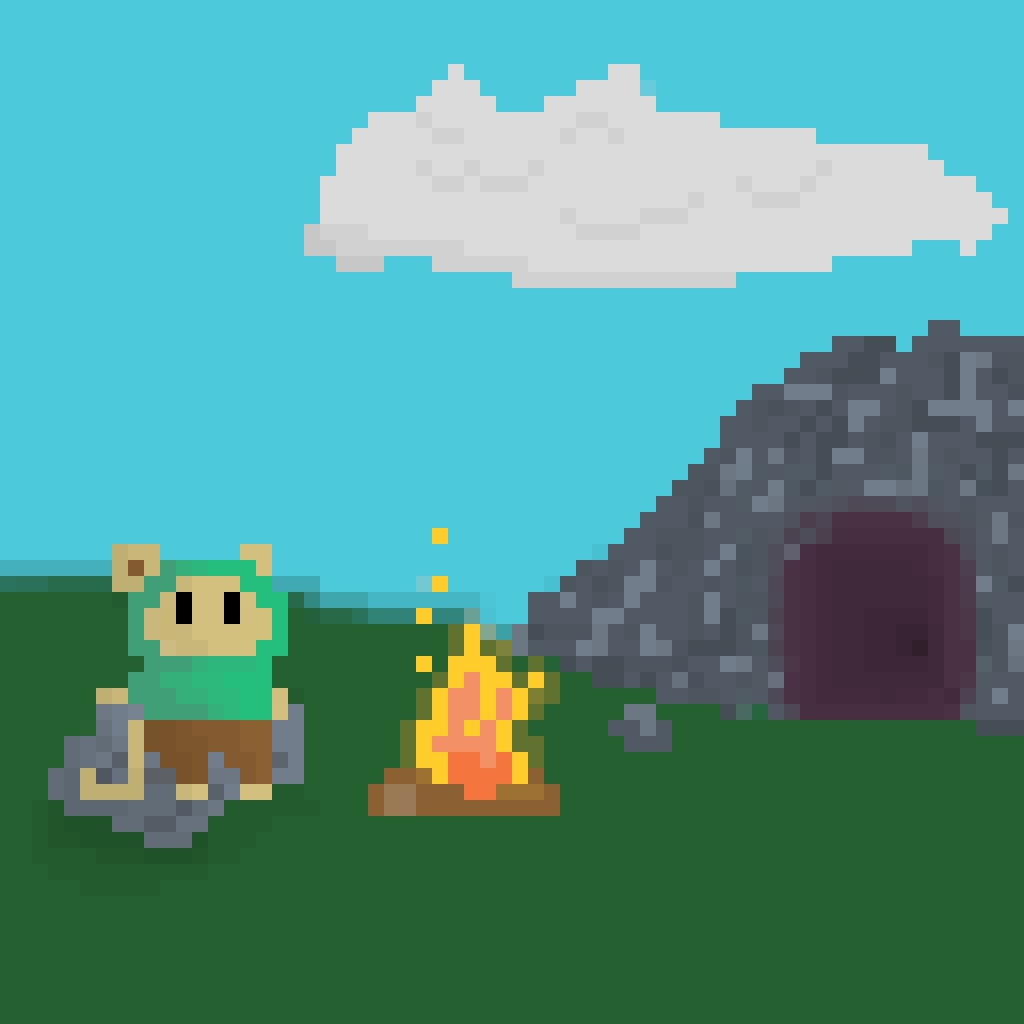
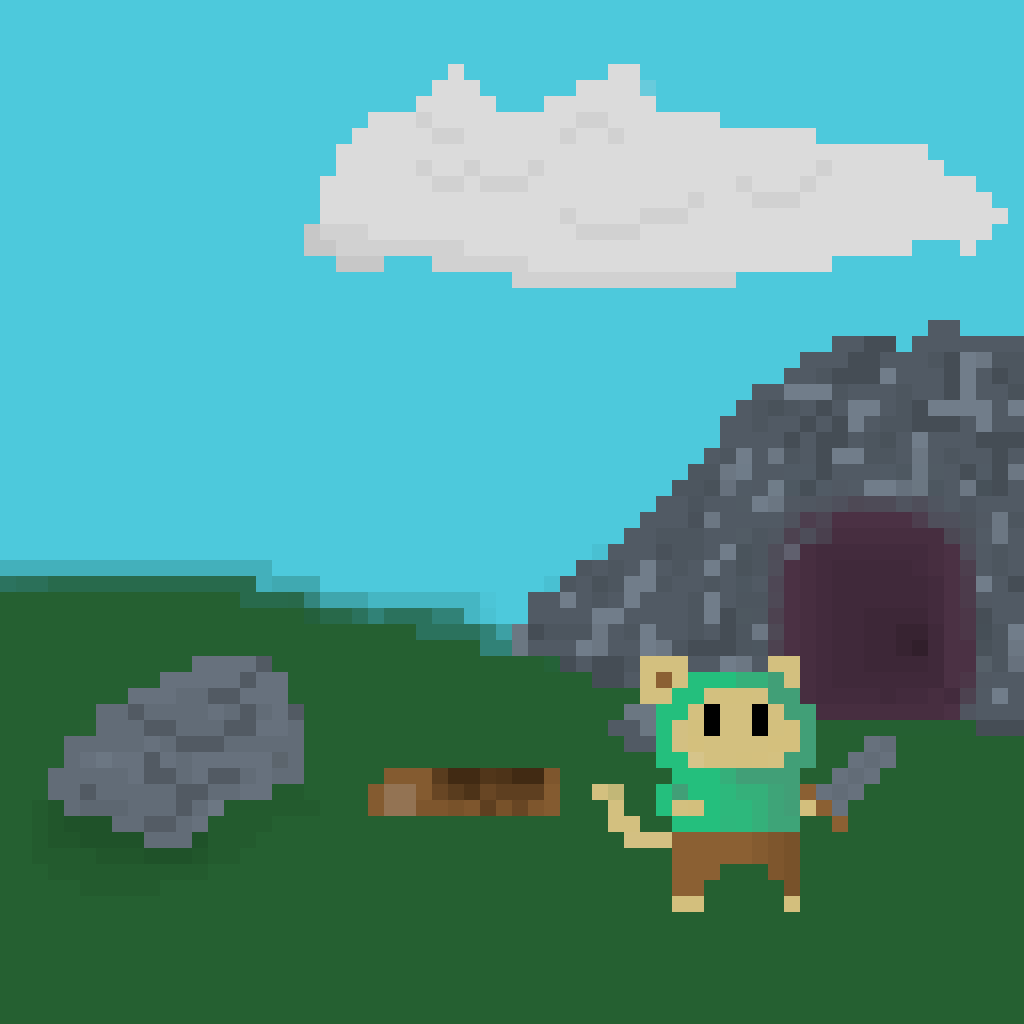
Layer changes from the first 1024x1024 image to the second:
added layer "mouse" above "sword" over left=592, top=656, right=816, bottom=912
added layer "sword" above "Background" over left=800, top=736, right=896, bottom=832
painted on "Background" over left=64, top=528, right=560, bottom=832
